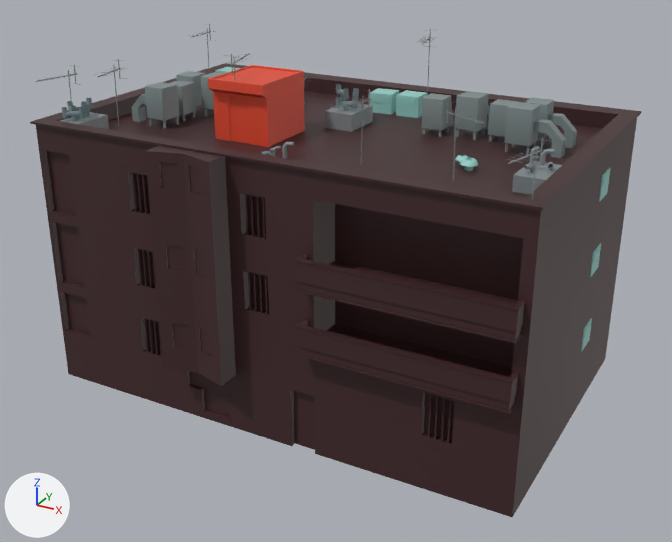
The Blender file Smart_City/Assets/carpeta_modelos/warehouse2.blend: old version first, new version second.
Rendered twice from a 50 mm lens placed at (127.9, -232.8, 151.9), pointed at (2.8, -5.3, 38.1). The axes (+X, +Y, +Z) are drawn at lower left. The lights are the same throughout.

The older version as bpy lines, for what is in view:
```python
mat_wire_027177088 = principled_material('wire_027177088')
mat_wire_027177088.base_color = (0.055, 0.0201, 0.0225)  # brown #422729
me_building_03 = bpy.data.meshes.new('Building_03')
me_building_03.from_pydata(...)  # 7227 vertices, 6542 faces; spans x -1134.0..1134.0, y 0.0..1557.0, z -780.0..779.0
# faces by material slot: [23, 1788, 945, 642, 846, 900, 18, 1380]
me_building_03.materials.append(mat_wire_006135058)  # red #e74d32
me_building_03.materials.append(mat_wire_196088225)  # grey #818f8f
me_building_03.materials.append(mat_wire_008008136)  # grey #848e90
me_building_03.materials.append(mat_02___default)  # cyan #96d1c9
me_building_03.materials.append(mat_wire_154185229)  # cyan #768b8f
me_building_03.materials.append(mat_material__29)  # grey #838d8f
me_building_03.materials.append(mat_wire_085028177)  # grey #848d90
me_building_03.materials.append(mat_wire_027177088)  # brown #422729
ob_building_03 = bpy.data.objects.new('Building_03', me_building_03)
ob_building_03.location = (0.0, 0.0, 0.0)
ob_building_03.rotation_euler = (1.571, 0.0, 0.0)  # degrees (90, 0, 0)
ob_building_03.scale = (0.0667, 0.0667, 0.0667)
```
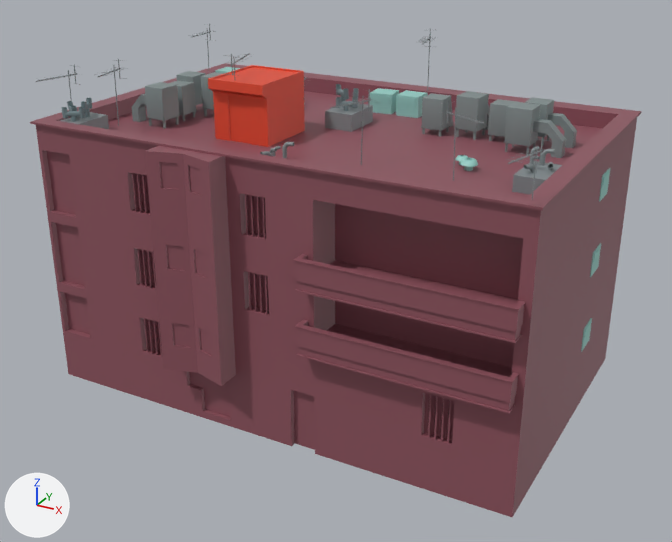
Boxes [x1, y1, x2, y2] around the edits, measured in the pictures (672 x 542 px):
'Building_03', recoloured: [30, 61, 642, 517] in both

Diff of the bpy script that builds the scene:
```diff
--- a/Smart_City/Assets/carpeta_modelos/warehouse2.blend.py
+++ b/Smart_City/Assets/carpeta_modelos/warehouse2.blend.py
@@ mat_wire_027177088 @@
 mat_wire_027177088 = principled_material('wire_027177088')
-mat_wire_027177088.base_color = (0.055, 0.0201, 0.0225)  # brown #422729
+mat_wire_027177088.base_color = (0.274, 0.0898, 0.116)  # brown #8f5560
```
